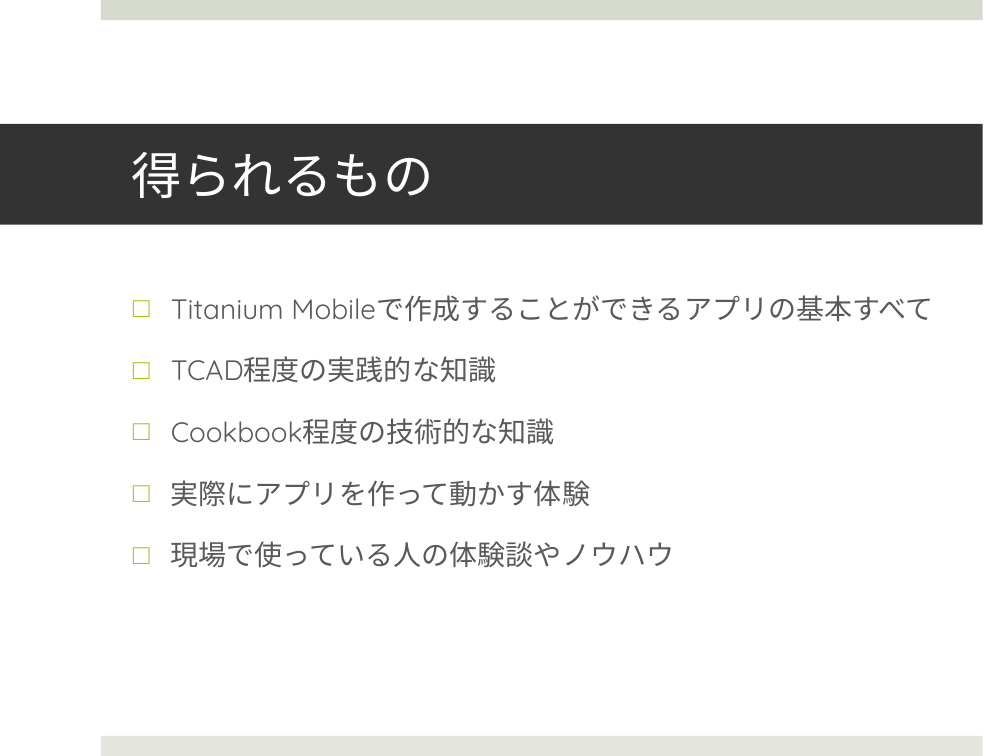
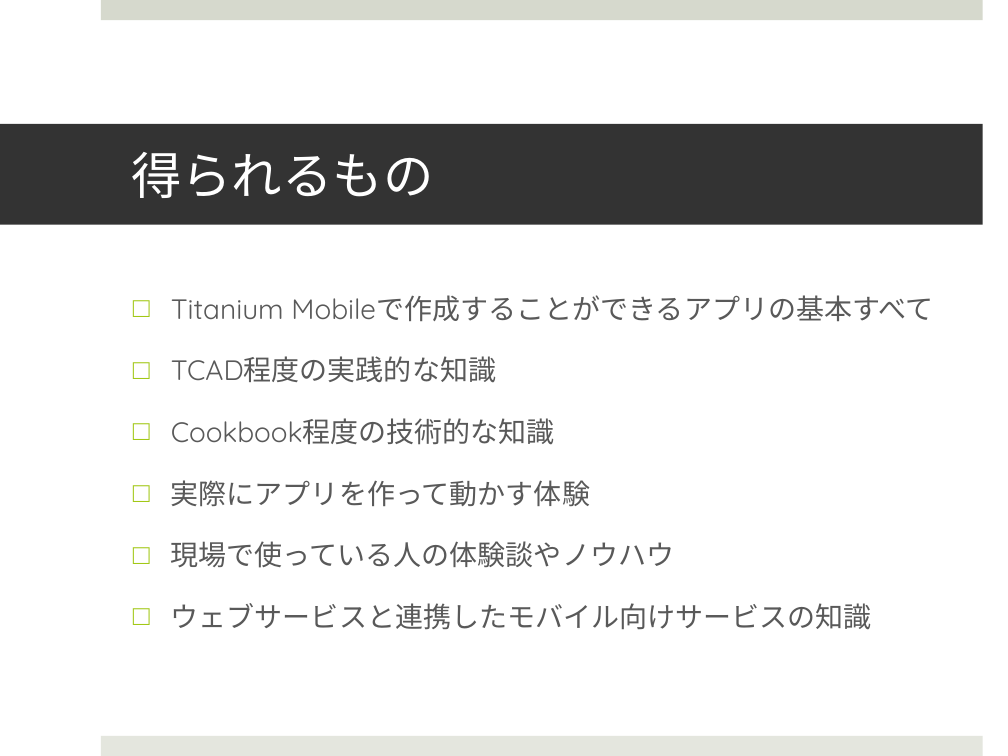
Before and after one commit to yagitoshiro/study1, a slide deck: slide 3 of slide.pptx. Drawn at 1008x756 pixels with LibreOffice and Linux fonts; fonts in the diff are those of the drawing. Boxes give left, top, right and bottom in pixels: in the first picture for what was removed or moved away, otherwise in the second. Text is boxed around its words. In the diff, an @@ line names an element or a change of style, - is before the commit and + after.

Commit message:
ppt file

```diff
--- a/slide.pptx
+++ b/slide.pptx
@@ text at (171, 603, 872, 630): paragraph added @@
+□ ウェブサービスと連携したモバイル向けサービスの知識
```
Also in this commit, not shown: 3 other files.
